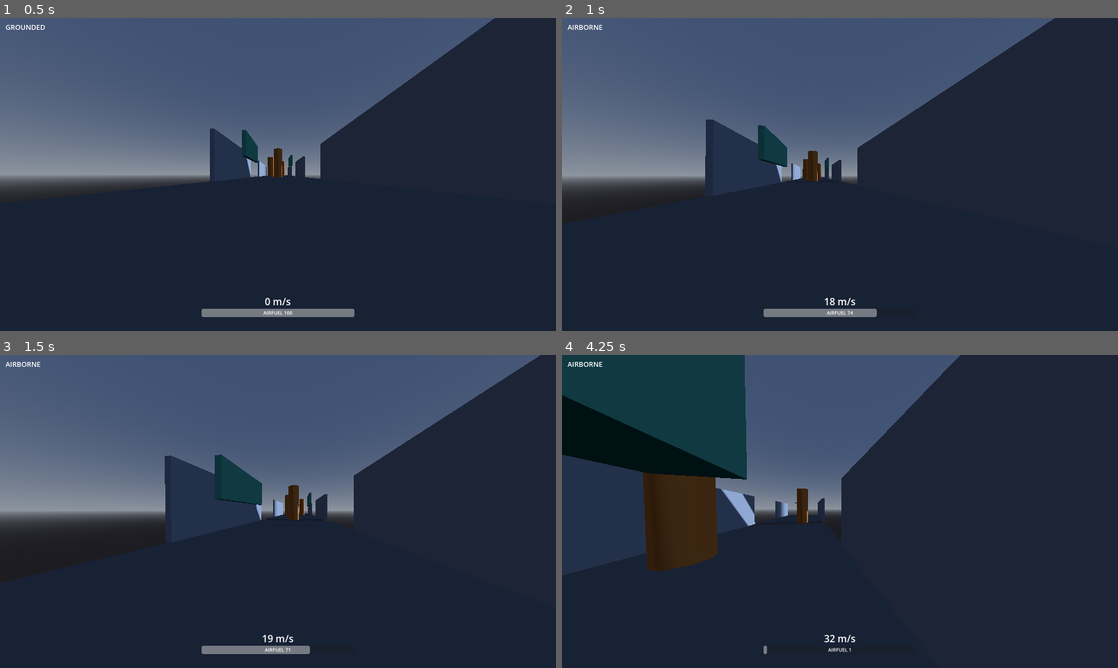
Above: before the commit, frames 1-4 (two rows, left to right).
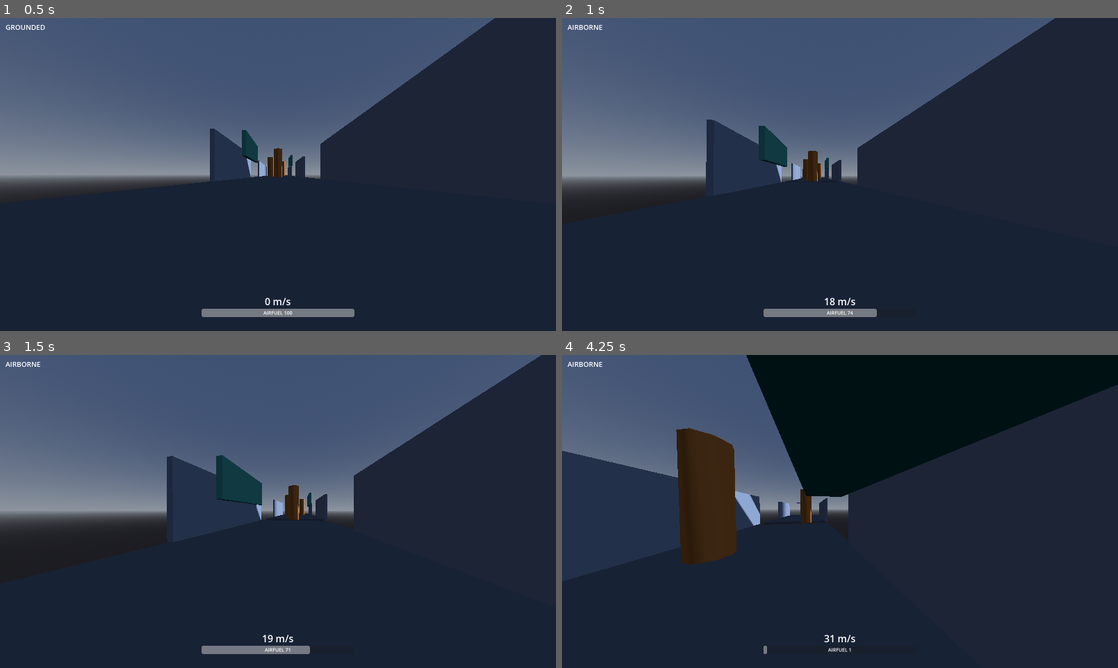
Above: after the commit, the same moments.

Repository: rctcwyvrn/AIRFUEL
Game: Godot game, scene res://maps/graybox_corridor.tscn
The game is run twice, just before and just after one commit, with the same random seed, the same clock (stepped at 60 frames per second) and the same inputs.
Inputs (mouse positions are in pixels of both pictures, inside the frame that each line leads up to):
- Up to frame 1 (0.5 s): no input
- Up to frame 2 (1 s): move the mouse to (867, 174) at 0.52 s; hold W (move_forward) from 0.53 s (still down); tap Shift (dash) at 0.6 s; tap Space (jump) at 0.77 s
- Up to frame 3 (1.5 s): keep holding W (move_forward); move the mouse to (250, 511) at 1.27 s; tap Shift (dash) at 1.35 s
- Up to frame 4 (4.25 s): keep holding W (move_forward); tap Space (jump) at 1.52, 3.02, 3.77 s; move the mouse to (851, 505) at 2.02 s; tap Shift (dash) at 2.1, 2.85, 3.6 s; move the mouse to (834, 517) at 2.77 s; move the mouse to (878, 514) at 3.52 s

Frame 1 is identical in both runs. In frame 2, less than 0.1% of the frame differs, in the area x 25-89%, y 0-57%; in frame 3, 0.1%; in frame 4, 34%, in the area x 0-100%, y 0-92%.

Commit message:
slight changes

Diff:
--- a/game/project.godot
+++ b/game/project.godot
@@ -39,9 +39,13 @@
 "deadzone": 0.5,
 "events": [Object(InputEventKey,"resource_local_to_scene":false,"resource_name":"","device":-1,"window_id":0,"alt_press …(196 unchanged characters)…
 }
-down_dash={
+strafe_up={
 "deadzone": 0.5,
-"events": [Object(InputEventKey,"resource_local_to_scene":fa …(140 unchanged characters)… d":false,"keycode":0,"physical_keycode":4194326,"key_label":0,"unicode":0,"location":0,"echo":false,"script":null), Object(InputEventKey,"resource_local_to_scene":false,"resource_name":"","device":-1,"window_id":0,"alt_pressed":false,"shift_pressed":false,"ctrl_pressed":false,"meta_pressed":false,"pressed":false,"keycode":0,"physical_keycode":67,"key_label":0,"unicode":0,"location":0,"echo":false,"script":null)]
+"events": [Object(InputEventKey,"resource_local_to_scene":fa …(140 unchanged characters)… d":false,"keycode":0,"physical_keycode":69,"key_label":0,"unicode":0,"location":0,"echo":false,"script":null)]
+}
+strafe_down={
+"deadzone": 0.5,
+"events": [Object(InputEventKey,"resource_local_to_scene":false,"resource_name":"","device":-1,"window_id":0,"alt_pressed":false,"shift_pressed":false,"ctrl_pressed":false,"meta_pressed":false,"pressed":false,"keycode":0,"physical_keycode":81,"key_label":0,"unicode":0,"location":0,"echo":false,"script":null)]
 }
 respawn={
 "deadzone": 0.5,
--- a/game/src/player/default_tuning.tres
+++ b/game/src/player/default_tuning.tres
@@ -15,6 +15,7 @@
 air_control_accel = 6.0
 air_strafe_accel = 25.0
 air_strafe_speed_cap = 18.0
+air_strafe_vertical_cap = 10.0
 air_strafe_cost_per_sec = 6.0
 double_jump_cost = 8.0
 double_jump_strength = 8.0
--- a/game/src/player/movement_config.gd
+++ b/game/src/player/movement_config.gd
@@ -20,6 +20,7 @@
 @export var air_control_accel := 6.0
 @export var air_strafe_accel := 25.0
 @export var air_strafe_speed_cap := 18.0
+@export var air_strafe_vertical_cap := 10.0
 @export var air_strafe_cost_per_sec := 6.0
 @export var double_jump_cost := 8.0
 @export var double_jump_strength := 8.0
--- a/game/src/player/player.gd
+++ b/game/src/player/player.gd
@@ -102,6 +102,14 @@
 		if velocity.dot(wish) < config.air_strafe_speed_cap \
 				and _spend(config.air_strafe_cost_per_sec * delta):
 			_air_accelerate(wish, config.air_strafe_accel, config.air_strafe_speed_cap, delta)
+
+	# Q/E vertical strafe: fueled only, no free tier (E up, Q down)
+	var vert := _vertical_input()
+	if vert != 0.0:
+		var vdir := Vector3.UP * vert
+		if velocity.dot(vdir) < config.air_strafe_vertical_cap \
+				and _spend(config.air_strafe_cost_per_sec * delta):
+			_air_accelerate(vdir, config.air_strafe_accel, config.air_strafe_vertical_cap, delta)
 
 	if ramp_grace_timer > 0.0:
 		ramp_grace_timer -= delta
@@ -221,13 +229,23 @@
 func _handle_dashes() -> void:
 	if state == MoveState.WALLRUN:
 		return
-	if Input.is_action_just_pressed("dash") and dash_cooldown_timer == 0.0 \
-			and _spend(config.air_dash_cost):
-		velocity += _aim_dir() * config.air_dash_impulse
-		dash_cooldown_timer = config.air_dash_cooldown
-	if Input.is_action_just_pressed("down_dash") and state == MoveState.AIRBORNE \
-			and _spend(config.down_dash_cost):
-		velocity.y = minf(velocity.y, -config.down_dash_speed)
+	if not Input.is_action_just_pressed("dash"):
+		return
+	var input := Input.get_vector("move_left", "move_right", "move_forward", "move_back")
+	var vert := _vertical_input()
+	if input == Vector2.ZERO and vert == 0.0:
+		return  # bare Shift is inert: dash requires a held direction
+	if input == Vector2.ZERO and vert < 0.0:
+		# Shift+Q alone is the down dash (DESIGN.md 4.4): own tuning, no cooldown
+		if state == MoveState.AIRBORNE and _spend(config.down_dash_cost):
+			velocity.y = minf(velocity.y, -config.down_dash_speed)
+		return
+	if dash_cooldown_timer > 0.0 or not _spend(config.air_dash_cost):
+		return
+	var b := global_transform.basis
+	var dir := (b.x * input.x + -b.z * -input.y + Vector3.UP * vert).normalized()
+	velocity += dir * config.air_dash_impulse
+	dash_cooldown_timer = config.air_dash_cooldown
 
 
 func _update_state() -> void:
@@ -271,13 +289,13 @@
 	return (b.x * input.x + -b.z * -input.y).normalized()
 
 
-## Omnidirectional, camera-relative (pitch included) — no input dashes forward.
-func _aim_dir() -> Vector3:
-	var input := Input.get_vector("move_left", "move_right", "move_forward", "move_back")
-	var cb := camera.global_transform.basis
-	if input == Vector2.ZERO:
-		return -cb.z
-	return (cb.x * input.x + -cb.z * -input.y).normalized()
+func _vertical_input() -> float:
+	var vert := 0.0
+	if Input.is_action_pressed("strafe_up"):
+		vert += 1.0
+	if Input.is_action_pressed("strafe_down"):
+		vert -= 1.0
+	return vert
 
 
 func _camera_feel(delta: float) -> void:
Not shown, changed: .claude/settings.json
Not shown, changed: game/README.md
Not shown, changed: game/project.godot.md
Not shown, changed: game/src/player/player.gd.md
